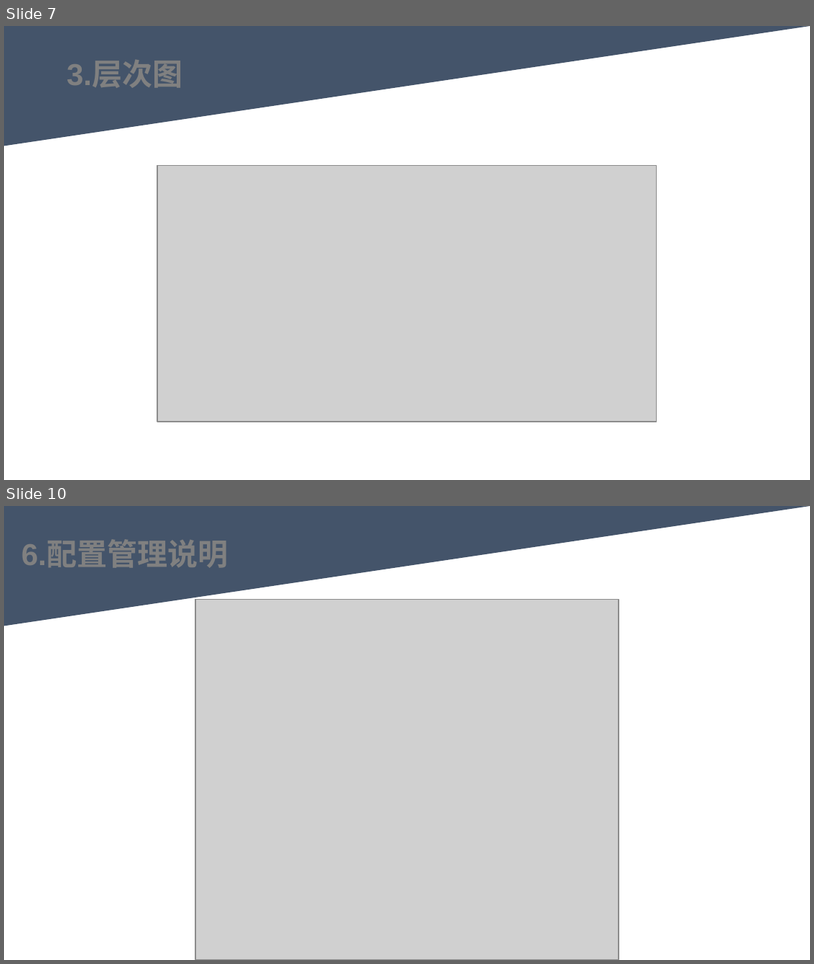
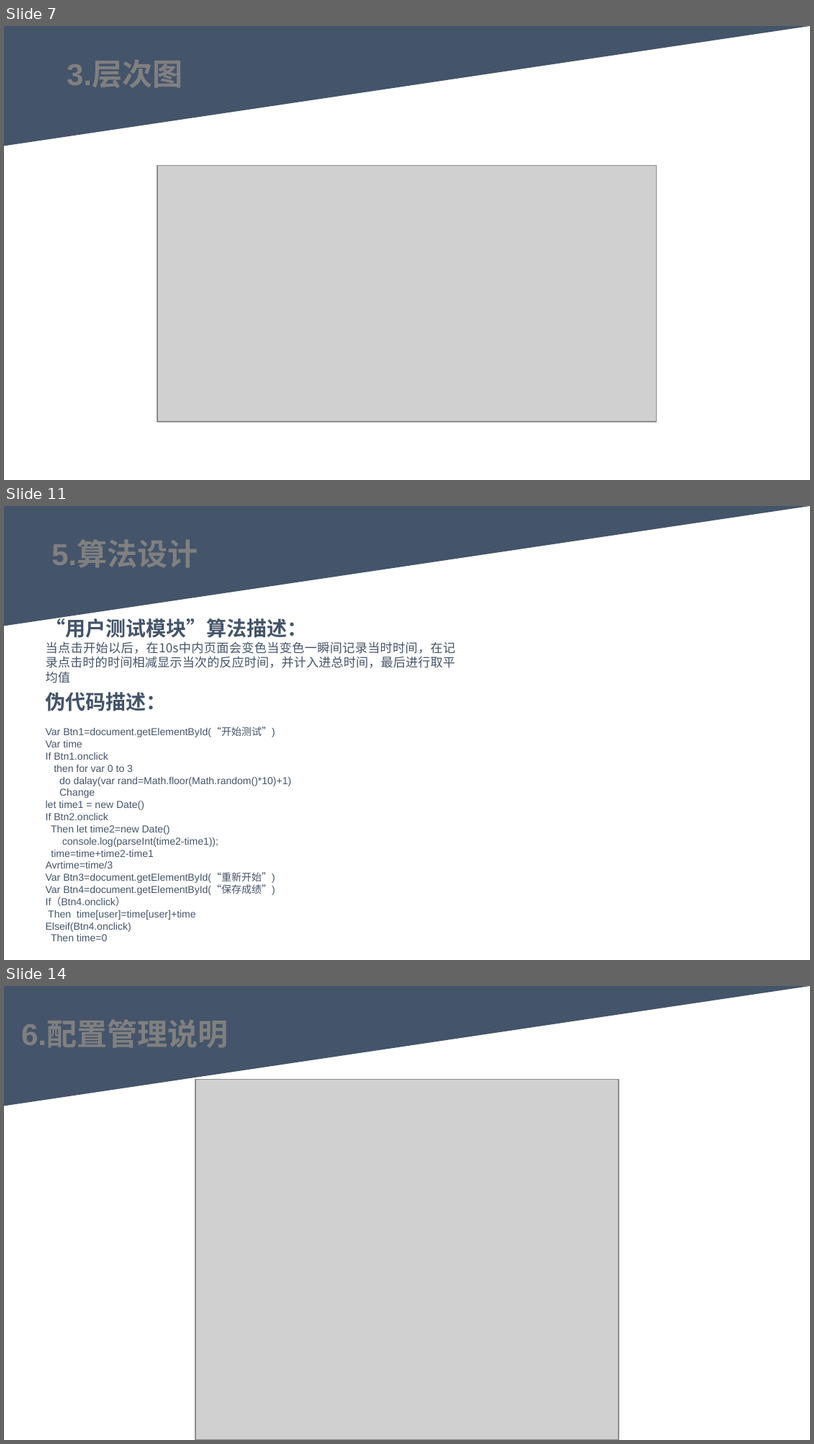
Before and after one commit to youhuyellowman/SE-2022-G06, a slide deck: 项目设计/总体设计PPTv0.0.2.pptx. Shown one above the other, each under a label of ours: slides 7 and 10 before the commit, slides 7, 11 and 14 after it; the slides between them are not shown. The pictures are 814x964 and 814x1444 pixels, drawn with LibreOffice and Linux fonts; fonts in the diff are those of the drawing; grey boxes stand for pictures. Boxes give left, top, right and bottom in pixels: in the first picture for what was removed or moved away, otherwise in the second. Text is boxed around its words. In the diff, an @@ line names an element or a change of style, - is before the commit and + after.

Commit message:
PPT制作完成
PPT修改，总体设计说明文档完善

```diff
--- a/项目设计/总体设计PPTv0.0.2.pptx
+++ b/项目设计/总体设计PPTv0.0.2.pptx
@@ slide 11 added at (4, 506, 810, 960), background #FFFFFF @@
@@ triangle added at (5, 506, 810, 626), fill #44546A, outline #44546A 1 pt @@
@@ text added at (52, 541, 198, 568), 27 pt, text #808080, bold @@
+5.算法设计
@@ text added at (46, 615, 455, 683), 11 pt, text #445469 @@
+“用户测试模块”算法描述：
+当点击开始以后，在10s中内页面会变色当变色一瞬间记录当时时间，在记录点击时的时间相减显示当次的反应时间，并计入进总时间，最后进行取平均值
@@ text added at (46, 692, 291, 941), 9 pt, text #445469 @@
+伪代码描述：
+Var Btn1=document.getElementById(“开始测试”)
+Var time
+If Btn1.onclick
+then for var 0 to 3
+do dalay(var rand=Math.floor(Math.random()*10)+1)
+Change
+let time1 = new Date()
+If Btn2.onclick
+Then let time2=new Date()
+console.log(parseInt(time2-time1));
+time=time+time2-time1
+Avrtime=time/3
+Var Btn3=document.getElementById(“重新开始”)
+Var Btn4=document.getElementById(“保存成绩”)
+If（Btn4.onclick）
+Then time[user]=time[user]+time
+Elseif(Btn4.onclick)
+Then time=0
@@ what was slide 10 is now slide 14 @@
```
Also in this commit, not shown: 8 slides changed, 5 other slides added, 2 other files.
